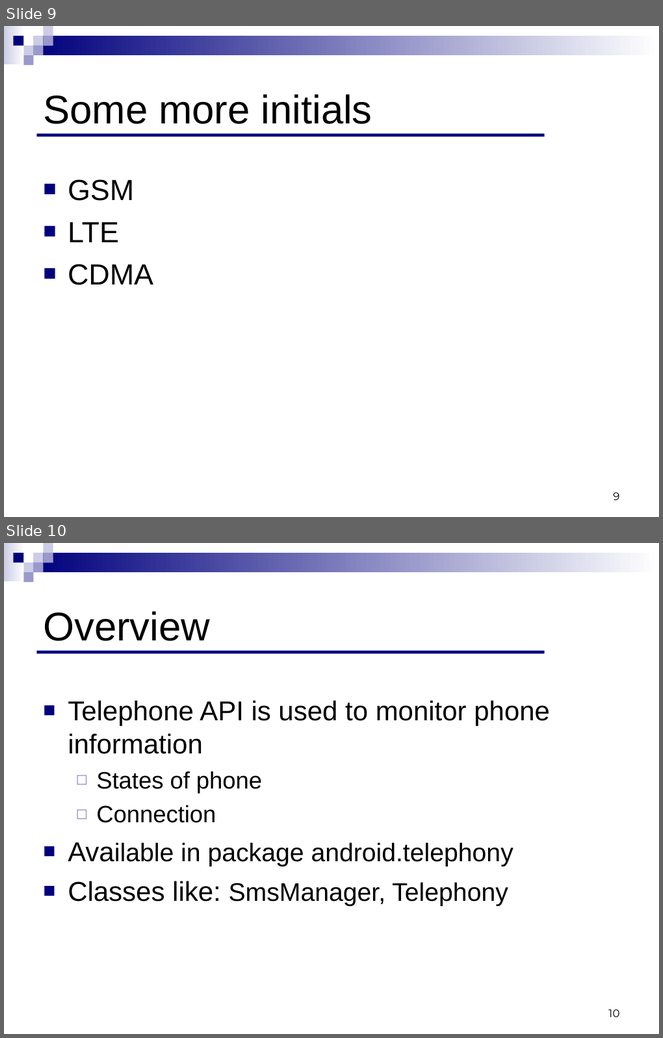
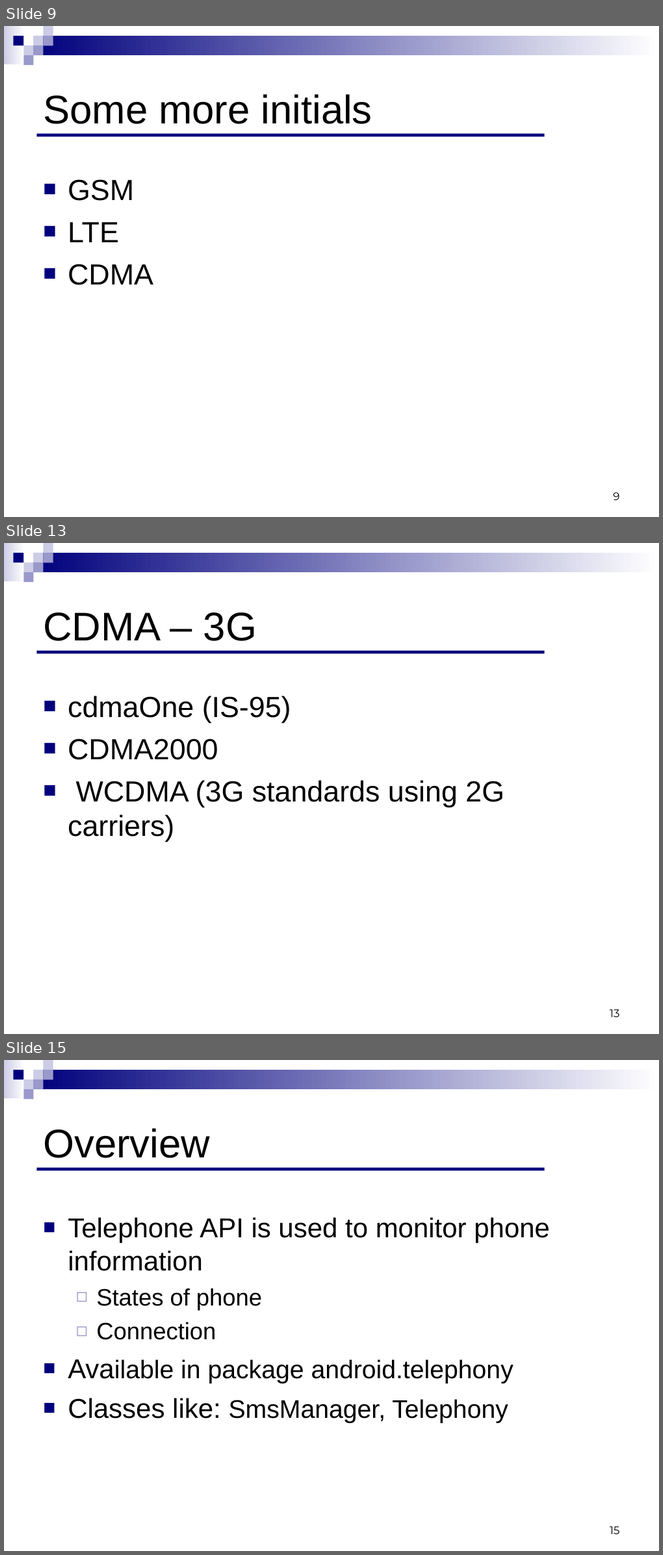
Before and after one commit to ndavidor/SmsTelephony, a slide deck: Telephony&SMS.ppt. Shown one above the other, each under a label of ours: slides 9 and 10 before the commit, slides 9, 13 and 15 after it; the slides between them are not shown. The pictures are 663x1038 and 663x1555 pixels, drawn with LibreOffice and Linux fonts; fonts in the diff are those of the drawing. Boxes give left, top, right and bottom in pixels: in the first picture for what was removed or moved away, otherwise in the second. Text is boxed around its words. In the diff, an @@ line names an element or a change of style, - is before the commit and + after.

```diff
--- a/Telephony&SMS.ppt
+++ b/Telephony&SMS.ppt
@@ slide 13 added at [4, 543, 659, 1034], background #FFFFFF; not listed: 9 template elements that a slide beside it also shows @@
@@ title added at [43, 613, 257, 641], 44 pt, text #000000 @@
+CDMA – 3G
@@ line added from (36, 652) to (545, 652), #00007D 3.49 pt @@
@@ text added at [68, 696, 504, 842], 32 pt, text #000000 @@
+■ cdmaOne (IS-95)
+■ CDMA2000
+■ WCDMA (3G standards using 2G carriers)
@@ page number added at [610, 1010, 620, 1017], 12 pt, text #000000 @@
+13
@@ what was slide 10 is now slide 15 @@
@@ page number at [610, 1527, 620, 1534]: text changed @@
-10
+15
```
Also in this commit, not shown: 4 other slides added.
